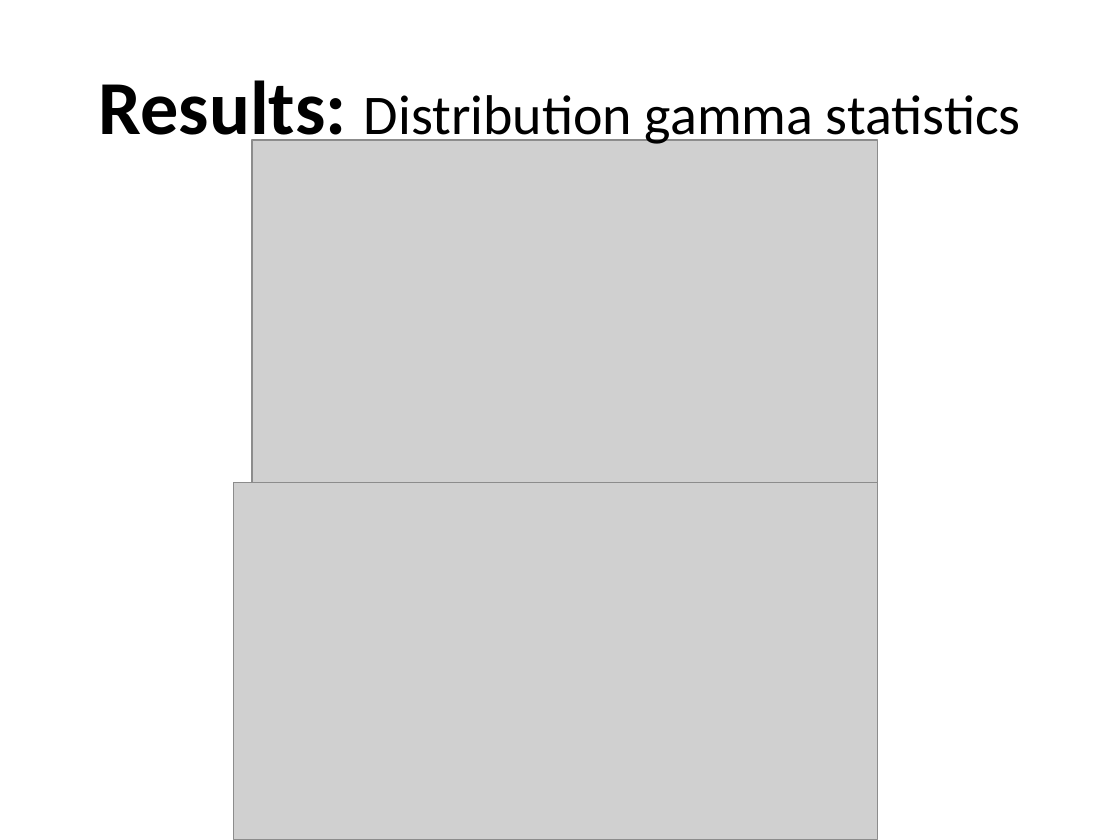
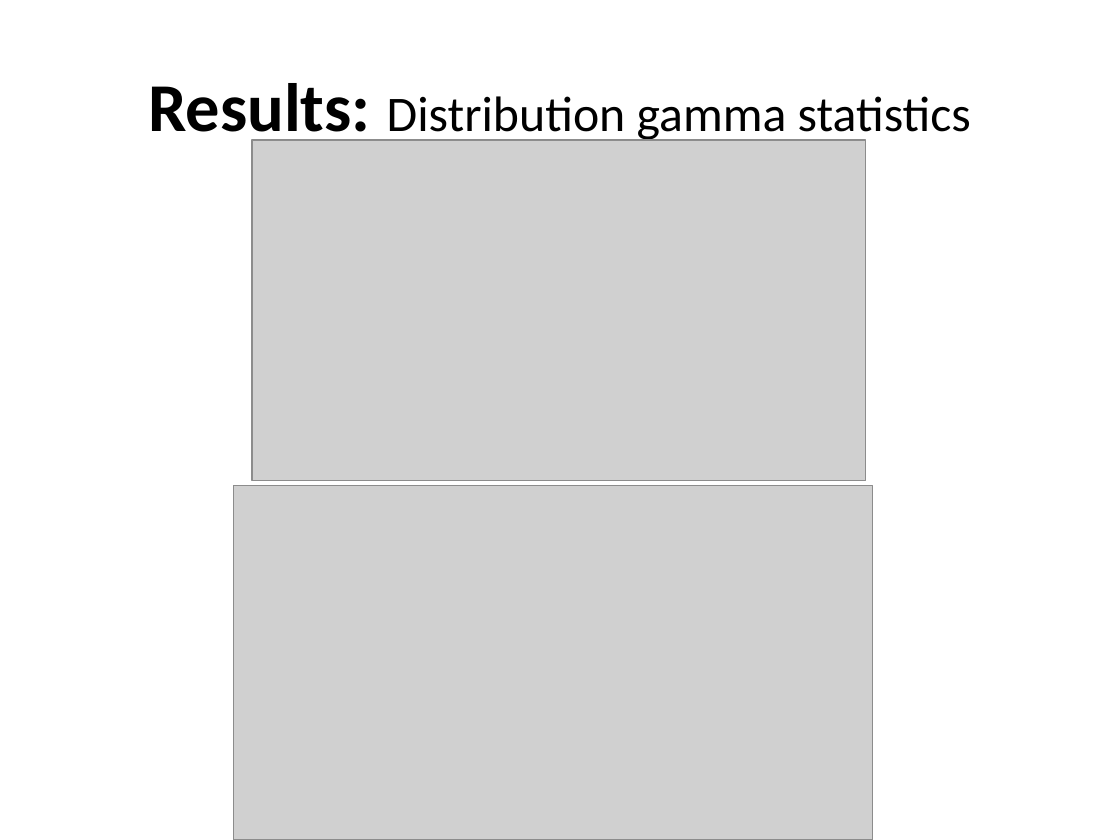
Before and after one commit to richelbilderbeek/Cer2016, a slide deck: slide 9 of doc/Cer2016_Femke Thon & Jolien Gay_V3.0.pptx. Drawn at 1120x840 pixels with LibreOffice and Linux fonts; fonts in the diff are those of the drawing; grey boxes stand for pictures; background and template pictures are left out. Boxes give left, top, right and bottom in pixels: in the first picture for what was removed or moved away, otherwise in the second. Text is boxed around its words. In the diff, an @@ line names an element or a change of style, - is before the commit and + after.

```diff
--- a/doc/Cer2016_Femke Thon & Jolien Gay_V3.0.pptx
+++ b/doc/Cer2016_Femke Thon & Jolien Gay_V3.0.pptx
@@ title "Results: Distribution gamma statistics" at <box>148,83,971,147</box>: size 49 to 44 pt in "Results:"; size 36 to 32 pt in "Distribution gamma statistics" @@
@@ picture: place and size @@
-picture at <box>252,140,877,487</box>
+picture at <box>252,140,866,480</box>
@@ picture: place and size @@
-picture at <box>233,483,877,840</box>
+picture at <box>233,485,872,840</box>
```
Also in this commit, not shown: 6 other slides changed, 5 slides added, 1 slide removed, 6 other files.
